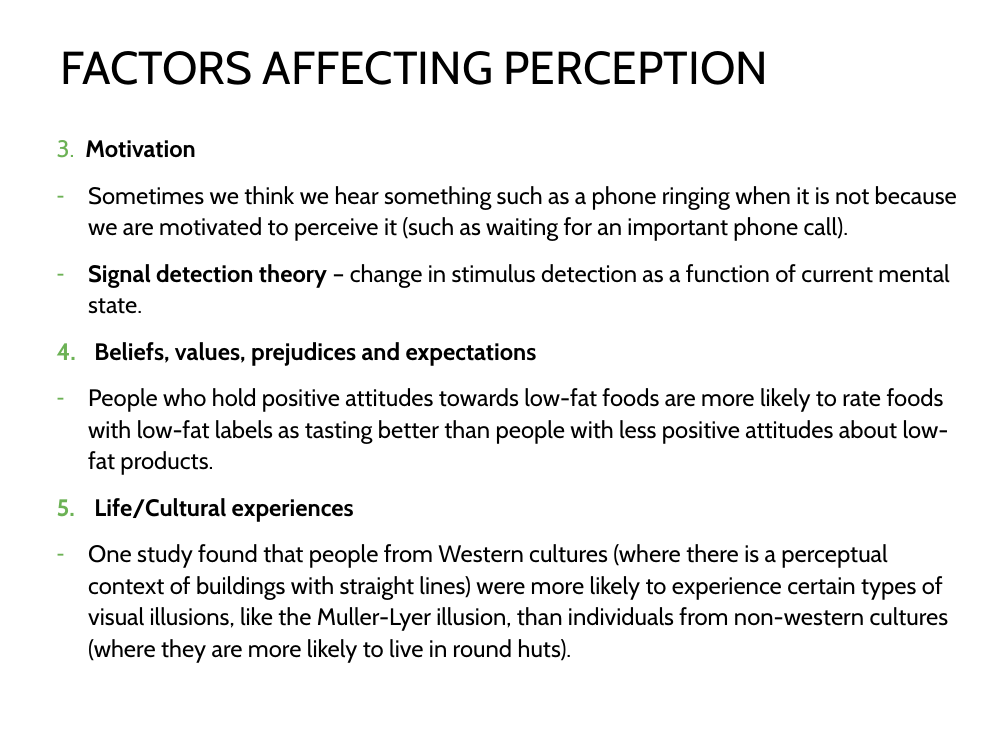
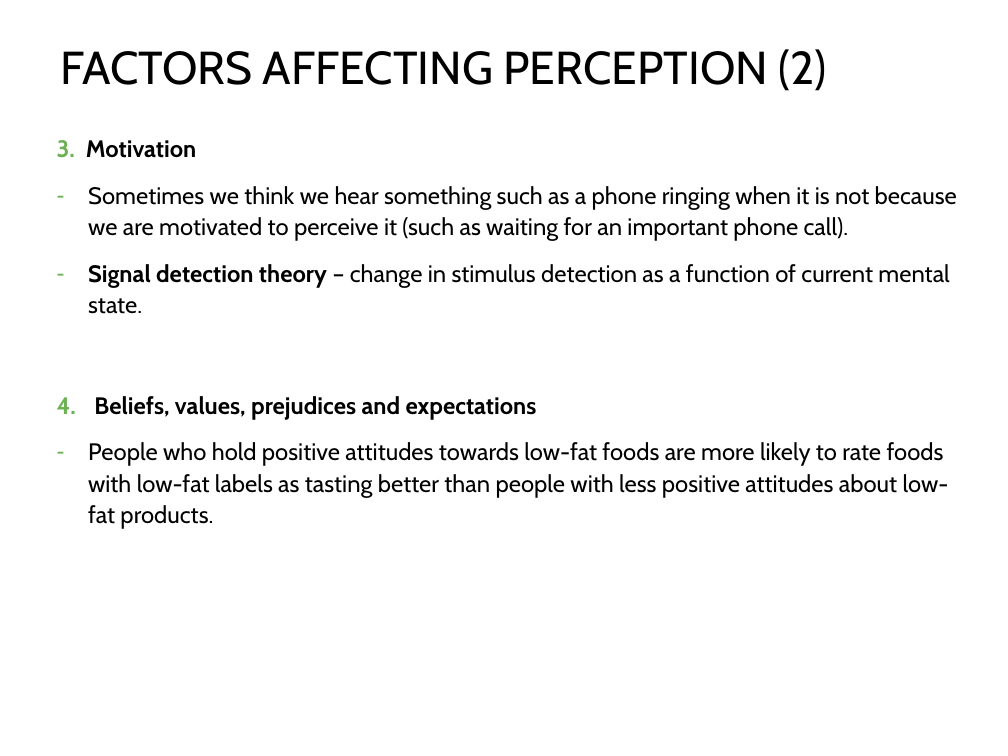
Before and after one commit to npm27/Teaching-Materials, a slide deck: slide 8 of Gen Psych II/Slides/5 Sensation and Perception.pptx (slide 9 before the commit). Drawn at 1008x756 pixels with LibreOffice and Linux fonts; fonts in the diff are those of the drawing. Boxes give left, top, right and bottom in pixels: in the first picture for what was removed or moved away, otherwise in the second. Text is boxed around its words. In the diff, an @@ line names an element or a change of style, - is before the commit and + after.

```diff
--- a/Gen Psych II/Slides/5 Sensation and Perception.pptx
+++ b/Gen Psych II/Slides/5 Sensation and Perception.pptx
@@ title at box(60, 49, 827, 91): text changed @@
-FACTORS AFFECTING PERCEPTION
+FACTORS AFFECTING PERCEPTION (2)
@@ text at box(88, 498, 949, 663): paragraphs removed @@
-5. Life/Cultural experiences
-– One study found that people from Western cultures (where there is a perceptual context of buildings with straight lines) were more likely to experience certain types of visual illusions, like the Muller-Lyer illusion, than individuals from non-western cultures (where they are more likely to live in round huts).
```
Also in this commit, not shown: 10 other slides changed, 6 slides added, 3 slides removed, 29 other files.
